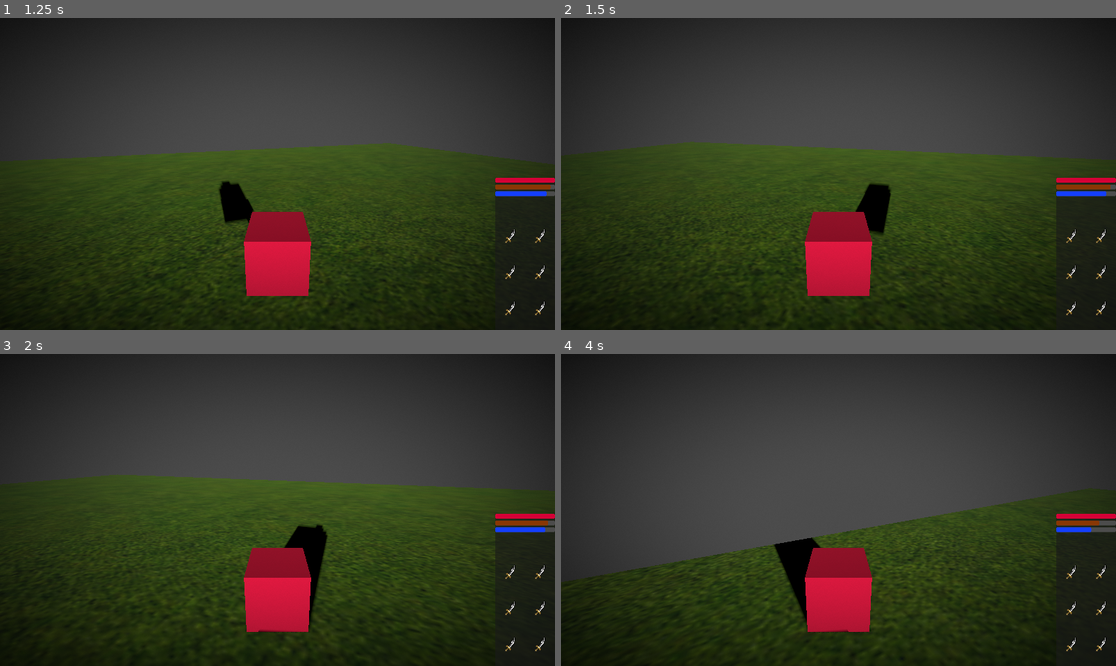
Above: before the commit, frames 1-4 (two rows, left to right).
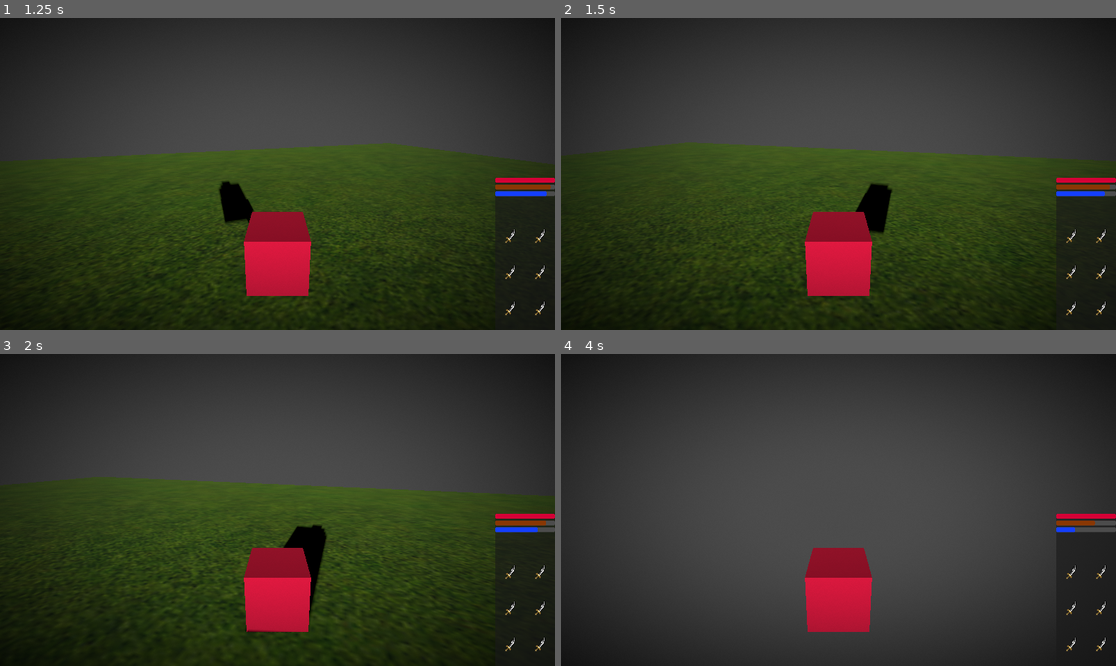
Above: after the commit, the same moments.

Repository: KOTLI-game/KOTLI
Game: Godot game, scene res://Main.tscn
Same seed, same stepped clock (60 frames per second), same inputs: the game is played once before the commit and once after it.
Inputs (mouse positions are in pixels of both pictures, inside the frame that each line leads up to):
- Up to frame 1 (1.25 s): tap Enter at 0.5 s; move the mouse to (305, 174) at 0.52 s; hold W (move_forward) from 0.53 s (still down); hold Shift (move_sprint) from 0.53 s (still down); tap Space (move_jump) at 0.77 s
- Up to frame 2 (1.5 s): keep holding W (move_forward); move the mouse to (810, 174) at 1.27 s; release Shift (move_sprint) at 1.28 s; tap Shift (move_sprint) at 1.35 s
- Up to frame 3 (2 s): keep holding W (move_forward); tap Space (move_jump) at 1.52 s
- Up to frame 4 (4 s): keep holding W (move_forward); move the mouse to (849, 503) at 2.02 s; hold Shift (move_sprint) 2.03-2.78 s; move the mouse to (832, 516) at 2.77 s; tap Shift (move_sprint) at 2.85 s; tap Space (move_jump) at 3.02, 3.77 s; move the mouse to (877, 513) at 3.52 s; hold Shift (move_sprint) from 3.53 s (still down)

Frame 1 is identical in both runs. In frame 2, 0.8% of the frame differs, in the area x 0-100%, y 39-100%; in frame 3, 2.0%; in frame 4, 32%, in the area x 0-100%, y 42-100%.

Commit message:
add controller support

Diff:
--- a/pause_menu.gd
+++ b/pause_menu.gd
@@ -1,3 +1,4 @@
+class_name PauseMenu
 extends PanelContainer
 
 
@@ -9,8 +10,10 @@
 
 # Called every frame. 'delta' is the elapsed time since the previous frame.
 func _process(_delta: float) -> void:
-	if Input.is_action_just_pressed("ui_cancel"):
+	if Input.is_action_just_pressed("pause_game"):
 		is_paused = !is_paused
+	elif is_paused and Input.is_action_just_pressed("menu_exit"):
+		is_paused = false
 	if is_paused:
 		visible = true
 	else:
--- a/player.gd
+++ b/player.gd
@@ -7,26 +7,27 @@
 const JUMP_VELOCITY = 4.5
 const SPRINT_MULTIPLIER = 2
 const FRICTION = 5
-
-var is_paused = false
+const controller_look_factor = 11#completely subjective
 var mouse_sens = 0.3
+var is_sprinting = false
 
 func _physics_process(delta: float) -> void:
-	if Input.is_action_just_pressed("ui_cancel"):
-		is_paused = !is_paused
-	if is_paused:
+	if is_paused():
 		Input.set_mouse_mode(Input.MOUSE_MODE_VISIBLE)
 	else:
 		Input.set_mouse_mode(Input.MOUSE_MODE_CAPTURED)
-	if !is_paused:
 		if not is_on_floor():
 			velocity += get_gravity() * delta
 		if Input.is_action_just_pressed("move_jump") and is_on_floor():
 			velocity.y = JUMP_VELOCITY
 		var input_dir := Input.get_vector("move_left", "move_right", "move_forward", "move_backward")
 		var direction := (transform.basis * Vector3(input_dir.x, 0, input_dir.y)).normalized()
-		var speed = SPEED
+		var speed = SPEED * min(input_dir.length(), 1)
 		if Input.is_action_pressed("move_sprint"):
+			is_sprinting = true
+		if speed == 0:
+			is_sprinting = false
+		if is_sprinting:
 			speed *= SPRINT_MULTIPLIER
 			consume_water(speed * SPRINT_MULTIPLIER * delta)
 		if direction:
@@ -41,11 +42,14 @@
 			consume_health(delta)
 		if get_water() == 0:
 			consume_health(delta)
+
+		rotate_y(deg_to_rad((Input.get_action_strength("look_left") - Input.get_action_strength("look_right")) * mouse_sens * controller_look_factor))
+
 		move_and_slide()
 
 func _input(event):
 	if event is InputEventMouseMotion:
-		if(!is_paused):
+		if(!is_paused()):
 			rotate_y(deg_to_rad(-event.relative.x*mouse_sens))
 
 func consume_hunger(ammount: float) -> void:
@@ -54,7 +58,7 @@
 	(get_parent().find_children("Inventory")[0].get_child(1).get_child(2) as ProgressBar).value -= ammount
 func consume_health(ammount: float) -> void:
 	(get_parent().find_children("Inventory")[0].get_child(1).get_child(0) as ProgressBar).value -= ammount
-	var v = get_parent().find_children("Vignette")[0]#.get_script() as Vignette
+	var v = get_parent().find_children("Vignette")[0]
 	v.set_vignette(Color.RED)
 func get_water() -> float:
 	return (get_parent().find_children("Inventory")[0].get_child(1).get_child(2) as ProgressBar).value
@@ -62,3 +66,5 @@
 	return (get_parent().find_children("Inventory")[0].get_child(1).get_child(1) as ProgressBar).value
 func get_health() -> float:
 	return (get_parent().find_children("Inventory")[0].get_child(1).get_child(0) as ProgressBar).value
+func is_paused() -> bool:
+	return get_parent().find_child("PauseMenu").is_paused
--- a/project.godot
+++ b/project.godot
@@ -20,31 +20,59 @@
 move_left={
 "deadzone": 0.5,
 "events": [Object(InputEventKey,"resource_local_to_scene":false,"resource_name":"","device":0,"window_id":0,"alt_presse …(189 unchanged characters)…
+, Object(InputEventJoypadMotion,"resource_local_to_scene":false,"resource_name":"","device":-1,"axis":0,"axis_value":-1.0,"script":null)
 ]
 }
 move_right={
 "deadzone": 0.5,
 "events": [Object(InputEventKey,"resource_local_to_scene":false,"resource_name":"","device":-1,"window_id":0,"alt_press …(192 unchanged characters)…
+, Object(InputEventJoypadMotion,"resource_local_to_scene":false,"resource_name":"","device":-1,"axis":0,"axis_value":1.0,"script":null)
 ]
 }
 move_forward={
 "deadzone": 0.5,
 "events": [Object(InputEventKey,"resource_local_to_scene":false,"resource_name":"","device":-1,"window_id":0,"alt_press …(192 unchanged characters)…
+, Object(InputEventJoypadMotion,"resource_local_to_scene":false,"resource_name":"","device":-1,"axis":1,"axis_value":-1.0,"script":null)
 ]
 }
 move_backward={
 "deadzone": 0.5,
 "events": [Object(InputEventKey,"resource_local_to_scene":false,"resource_name":"","device":-1,"window_id":0,"alt_press …(192 unchanged characters)…
+, Object(InputEventJoypadMotion,"resource_local_to_scene":false,"resource_name":"","device":-1,"axis":1,"axis_value":1.0,"script":null)
 ]
 }
 move_jump={
 "deadzone": 0.5,
 "events": [Object(InputEventKey,"resource_local_to_scene":false,"resource_name":"","device":-1,"window_id":0,"alt_press …(191 unchanged characters)…
+, Object(InputEventJoypadButton,"resource_local_to_scene":false,"resource_name":"","device":-1,"button_index":0,"pressure":0.0,"pressed":true,"script":null)
 ]
 }
 move_sprint={
 "deadzone": 0.5,
 "events": [Object(InputEventKey,"resource_local_to_scene":false,"resource_name":"","device":-1,"window_id":0,"alt_press …(195 unchanged characters)…
 , Object(InputEventKey,"resource_local_to_scene":false,"resource_name":"","device":-1,"window_id":0,"alt_pressed":false …(186 unchanged characters)…
+, Object(InputEventJoypadButton,"resource_local_to_scene":false,"resource_name":"","device":-1,"button_index":9,"pressure":0.0,"pressed":true,"script":null)
 ]
 }
+menu_exit={
+"deadzone": 0.5,
+"events": [Object(InputEventKey,"resource_local_to_scene":false,"resource_name":"","device":-1,"window_id":0,"alt_pressed":false,"shift_pressed":false,"ctrl_pressed":false,"meta_pressed":false,"pressed":false,"keycode":0,"physical_keycode":4194305,"key_label":0,"unicode":0,"location":0,"echo":false,"script":null)
+, Object(InputEventJoypadButton,"resource_local_to_scene":false,"resource_name":"","device":-1,"button_index":1,"pressure":0.0,"pressed":true,"script":null)
+]
+}
+pause_game={
+"deadzone": 0.5,
+"events": [Object(InputEventKey,"resource_local_to_scene":false,"resource_name":"","device":-1,"window_id":0,"alt_pressed":false,"shift_pressed":false,"ctrl_pressed":false,"meta_pressed":false,"pressed":false,"keycode":0,"physical_keycode":4194305,"key_label":0,"unicode":0,"location":0,"echo":false,"script":null)
+, Object(InputEventJoypadButton,"resource_local_to_scene":false,"resource_name":"","device":-1,"button_index":7,"pressure":0.0,"pressed":true,"script":null)
+]
+}
+look_left={
+"deadzone": 0.5,
+"events": [Object(InputEventJoypadMotion,"resource_local_to_scene":false,"resource_name":"","device":-1,"axis":3,"axis_value":-1.0,"script":null)
+]
+}
+look_right={
+"deadzone": 0.5,
+"events": [Object(InputEventJoypadMotion,"resource_local_to_scene":false,"resource_name":"","device":-1,"axis":3,"axis_value":1.0,"script":null)
+]
+}
